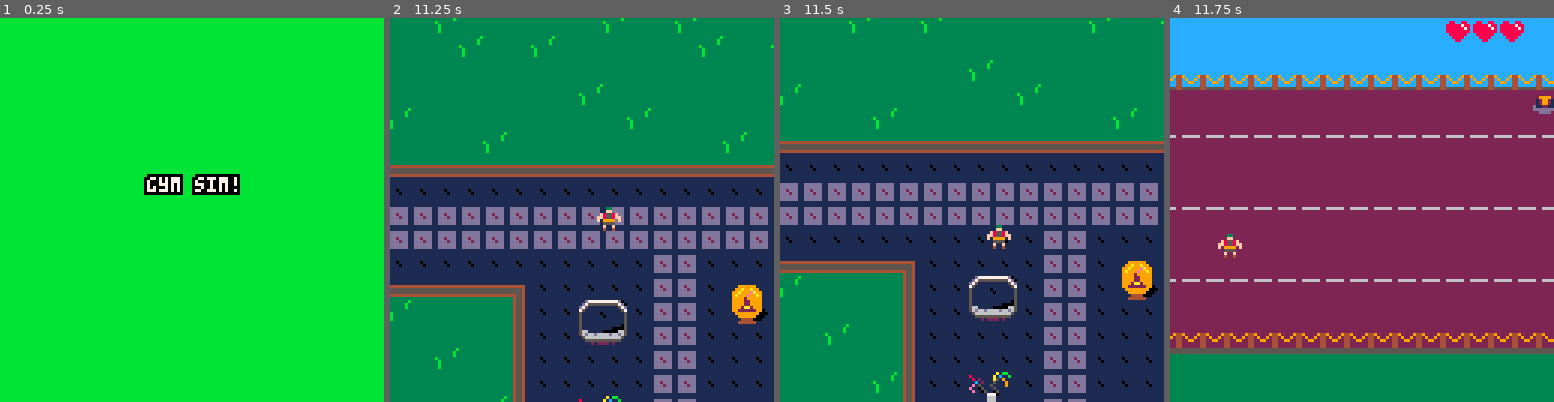
Above: before the commit, frames 1-4 (left to right).
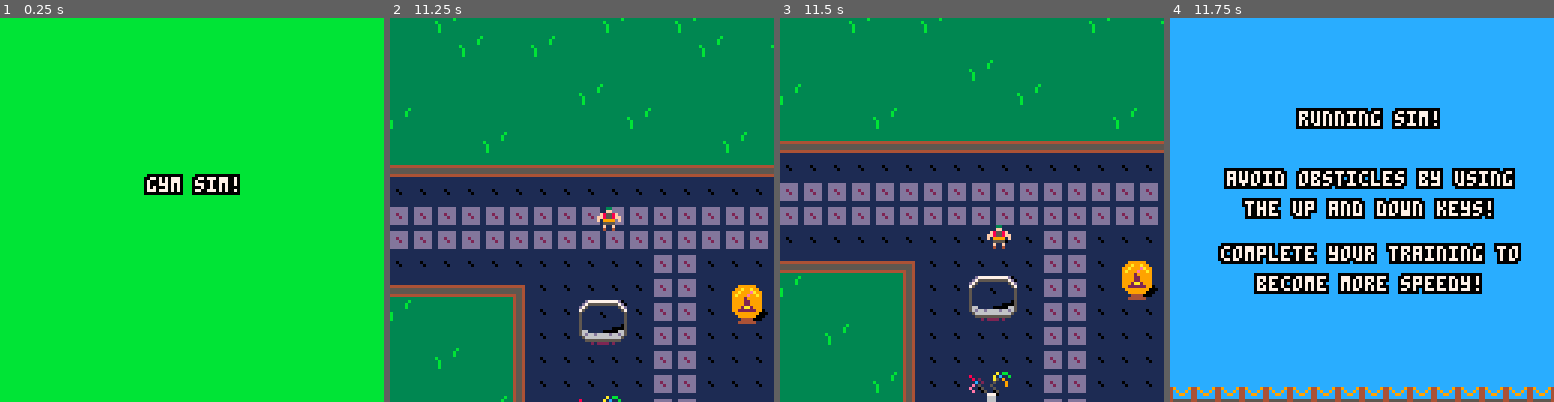
Above: after the commit, the same moments.

Repository: MarkNickerson/GymSim
Game: PICO-8 cartridge gymsim.p8
Same seed, same stepped clock (60 frames per second), same inputs: the game is played once before the commit and once after it.
Inputs:
- Up to frame 1 (0.25 s): no input
- Up to frame 2 (11.25 s): tap O (Z key) at 0.33, 1.07, 2.22, 3.72, 5.22, 6.72, 8.22, 9.72, 11.22 s; tap Down at 0.7 s; tap X (X key) at 1.43, 2.07, 2.82, 3.57, 4.32, 5.07, 5.82, 6.57, 7.32, 8.07, 8.82, 9.57, 10.32, 11.07 s; hold Up 1.97-2.63 s; hold Right 2.68-3.02 s; hold Down 3.07-3.73 s; hold Left 3.78-4.12 s; hold Up 4.17-4.5 s; hold Left 4.55-5.05 s; hold Right 5.1-5.93 s; hold Up 5.98-6.65 s; hold Right 6.7-7.03 s; hold Down 7.08-7.75 s; hold Left 7.8-8.13 s; hold Up 8.18-8.52 s; hold Left 8.57-9.07 s; hold Right 9.12-9.95 s; hold Up 10-10.67 s; hold Right 10.72-11.05 s; hold Down from 11.1 s (still down)
- Up to frame 3 (11.5 s): keep holding Down
- Up to frame 4 (11.75 s): keep holding Down

Frames 1-3 are identical in both runs. In frame 4, 84% of the frame differs, in the area x 0-100%, y 0-100%.

Commit message:
added splash screens for running game

Diff:
--- a/gymsim.p8
+++ b/gymsim.p8
@@ -19,7 +19,10 @@
   runner = 3,
   masher = 4,
   gameover = 5,
-  boss = 6
+  boss = 6,
+  run_intro = 7,
+  run_win = 8,
+  run_fail = 9
 }
 
 boss_states = {
@@ -67,7 +70,7 @@
   dx = 0,
   dy = 0,
   speed = 0.5, -- how far the player should travel over 60 seconds
-  hearts = 3,
+  hearts = 0,
   cw = true,
   runningboost = false,
   featherboost = false,
@@ -99,19 +102,25 @@
 
 function _update60()
   solid = solid_tile(player.x, player.y)
-    if state == game_states.splash then
-        update_splash()
-    elseif state == game_states.gym then
-        update_gym()
-    elseif state == game_states.feather then
-        update_feather()
-    elseif state == game_states.runner then
-        update_runner()
-    elseif state == game_states.gameover then
-        update_gameover()
-    elseif state == game_states.boss then
-        update_boss()
-    end
+  if state == game_states.splash then
+    update_splash()
+  elseif state == game_states.gym then
+    update_gym()
+  elseif state == game_states.feather then
+    update_feather()
+  elseif state == game_states.runner then
+    update_runner()
+  elseif state == game_states.gameover then
+    update_gameover()
+  elseif state == game_states.boss then
+    update_boss()
+  elseif state == game_states.run_intro then
+    update_run_intro()
+  elseif state == game_states.run_win then
+    update_run_win()
+  elseif state == game_states.run_fail then
+    update_run_fail()
+  end
 end
 
 function _draw()
@@ -128,6 +137,12 @@
     draw_gameover()
   elseif state == game_states.boss then
     draw_boss()
+  elseif state == game_states.run_intro then
+    draw_run_intro()
+  elseif state == game_states.run_win then
+    draw_run_win()
+  elseif state == game_states.run_fail then
+    draw_run_fail()
   end
 end
 --------------------------------------------------------------------------------
@@ -202,7 +217,7 @@
   local h = mget((player.x + xoffset)/8, (player.y+7)/8)
 
   if fget(h, 7) then
-    change_state(3)
+    change_state(7)
   end
   if fget(h, 6) then
     change_state(2)
@@ -311,11 +326,12 @@
 
 function update_runner()
     runner_input()
-end
-
-test = 128
+    if (player.hearts == 0) then
+      change_state(9) -- change state to fail splash scene
+    end
+end
+
 function draw_runner()
-  test -= 1
   cls()
   -- draw map
   map(38, 0, -((time()*16 % 8)), 0, 128, 32)
@@ -323,7 +339,120 @@
   -- draw player sprite
   spr(1, player.x, player.y)
   draw_hearts()
-  spr(21, test, 24)
+end
+
+function update_run_intro()
+  if btnp(5) then
+      change_state(3) -- change state to running scene
+  end
+end
+
+function draw_run_intro()
+  cls()
+  camera(0, 0)
+  rectfill(0,0,screen_size,screen_size,12)
+  local text = " running sim!"
+  write(text, text_x_pos(text), 30,7)
+  local text = " avoid obsticles by using"
+  write(text, text_x_pos(text), 50,7)
+  local text = " the up and down keys!"
+  write(text, text_x_pos(text), 60,7)
+  local text = " complete your training to"
+  write(text, text_x_pos(text), 75,7)
+  local text = " become more speedy!"
+  write(text, text_x_pos(text), 85,7)
+  spr(20, 0, 120)
+  spr(20, 8, 120)
+  spr(20, 16, 120)
+  spr(20, 24, 120)
+  spr(20, 32, 120)
+  spr(20, 40, 120)
+  spr(20, 48, 120)
+  spr(20, 56, 120)
+  spr(20, 64, 120)
+  spr(20, 72, 120)
+  spr(20, 80, 120)
+  spr(20, 88, 120)
+  spr(20, 96, 120)
+  spr(20, 104, 120)
+  spr(20, 112, 120)
+  spr(20, 120, 120)
+end
+
+function update_run_win()
+  if btnp(5) then
+      change_state(1) -- change state to gym scene
+  end
+end
+
+function draw_run_win()
+  cls()
+  camera(0, 0)
+  rectfill(0,0,screen_size,screen_size,14)
+  local text = " you won!"
+  write(text, text_x_pos(text), 30,7)
+  local text = " you'll be able to"
+  write(text, text_x_pos(text), 50,7)
+  local text = " use a speed attack"
+  write(text, text_x_pos(text), 60,7)
+  local text = " when fighting the vacuum!"
+  write(text, text_x_pos(text), 70,7)
+  local text = " good job!"
+  write(text, text_x_pos(text), 90,7)
+  spr(22, 0, 120)
+  spr(22, 8, 120)
+  spr(22, 16, 120)
+  spr(22, 24, 120)
+  spr(22, 32, 120)
+  spr(22, 40, 120)
+  spr(22, 48, 120)
+  spr(22, 56, 120)
+  spr(22, 64, 120)
+  spr(22, 72, 120)
+  spr(22, 80, 120)
+  spr(22, 88, 120)
+  spr(22, 96, 120)
+  spr(22, 104, 120)
+  spr(22, 112, 120)
+  spr(22, 120, 120)
+end
+
+function update_run_fail()
+  if btnp(5) then
+      change_state(1) -- change state to gym scene
+  end
+end
+
+function draw_run_fail()
+  cls()
+  camera(0, 0)
+  rectfill(0,0,screen_size,screen_size,9)
+  local text = " you failed!"
+  write(text, text_x_pos(text), 30,7)
+  local text = " you'll have to hit"
+  write(text, text_x_pos(text), 50,7)
+  local text = " the gym more if you"
+  write(text, text_x_pos(text), 60,7)
+  local text = " want to beat the vacuum!"
+  write(text, text_x_pos(text), 70,7)
+  local text = " try again!"
+  write(text, text_x_pos(text), 90,7)
+  spr(23, 0, 120)
+  spr(23, 8, 120)
+  spr(23, 16, 120)
+  spr(23, 24, 120)
+  spr(23, 32, 120)
+  spr(23, 40, 120)
+  spr(23, 48, 120)
+  spr(23, 56, 120)
+  spr(23, 64, 120)
+  spr(23, 72, 120)
+  spr(23, 80, 120)
+  spr(23, 88, 120)
+  spr(23, 96, 120)
+  spr(23, 104, 120)
+  spr(23, 112, 120)
+  spr(23, 120, 120)
 end
 --------------------------------------------------------------------------------
 -- end runner
@@ -489,6 +618,7 @@
     music(0)
     player.x = 16
     player.y = 68
+    camera(player.x, player.y)
     player.speed = 1
     state = game_states.gym
 
@@ -516,6 +646,12 @@
     boss_move = "a wild vacuum appears!"
     boss_state = boss_states.boss_turn -- reset boss state
     state = game_states.boss
+  elseif game == 7 then
+    state = game_states.run_intro
+  elseif game == 8 then
+    state = game_states.run_win
+  elseif game == 9 then
+    state = game_states.run_fail
   end
 end
 
